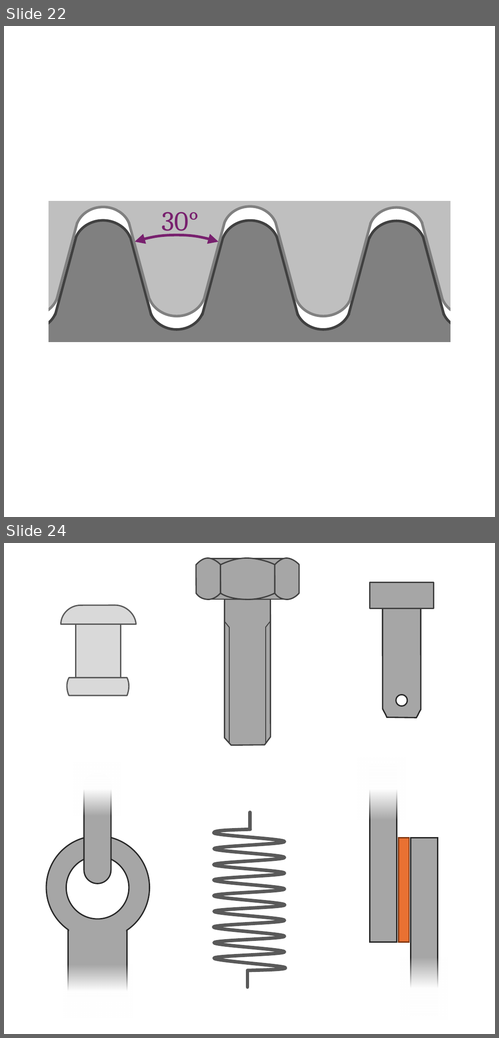
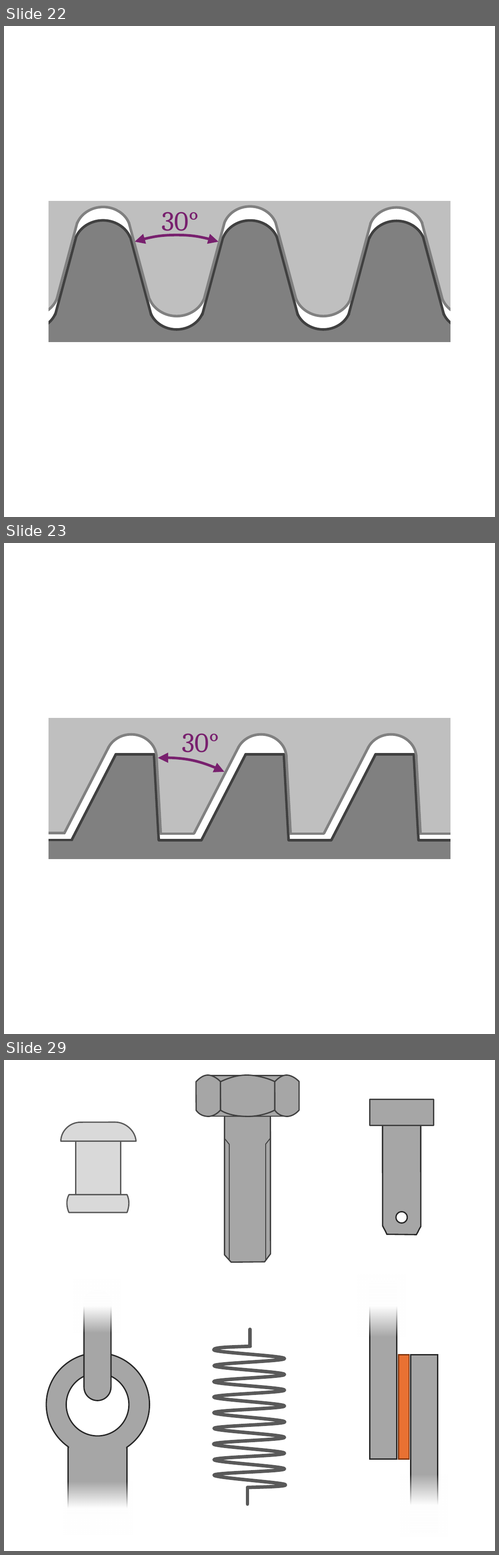
Before and after one commit to m4zeRobot/Project-FoSa, a slide deck: LaTeX B.Sc. LRT/Konstruktionslehre 1&2/images/KE-Images.pptx. Shown one above the other, each under a label of ours: slides 22 and 24 before the commit, slides 22, 23 and 29 after it; the slides between them are not shown. The pictures are 499x1038 and 499x1555 pixels, drawn with LibreOffice and Linux fonts; fonts in the diff are those of the drawing. Boxes give left, top, right and bottom in pixels: in the first picture for what was removed or moved away, otherwise in the second. Text is boxed around its words. In the diff, an @@ line names an element or a change of style, - is before the commit and + after.

```diff
--- a/LaTeX B.Sc. LRT/Konstruktionslehre 1&2/images/KE-Images.pptx
+++ b/LaTeX B.Sc. LRT/Konstruktionslehre 1&2/images/KE-Images.pptx
@@ slide 23 added at [4,543,495,1034], background #FFFFFF @@
@@ rectangle added at [44,714,454,863], outline #FFFFFF 5 pt @@
@@ text added at [182,733,219,758], 16 pt, text #78206E @@
+30°
@@ arc (boxed as its full ellipse) added at [30,758,298,1026], outline #78206E 1.5 pt @@
@@ group added at [44,754,455,863]: 13 lines, 1 freeform shape @@
@@ group added at [44,714,454,834]: 10 lines, 3 arc (boxed as its full ellipse)s, 1 freeform shape @@
@@ what was slide 24 is now slide 29 @@
```
Also in this commit, not shown: 4 other slides added, 6 other files.
